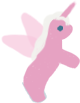
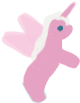
Comparing the layer stacks of the two (80, 103) images. Changes:
showed group "Wings1" (2 layers) over (3, 14, 44, 57)
